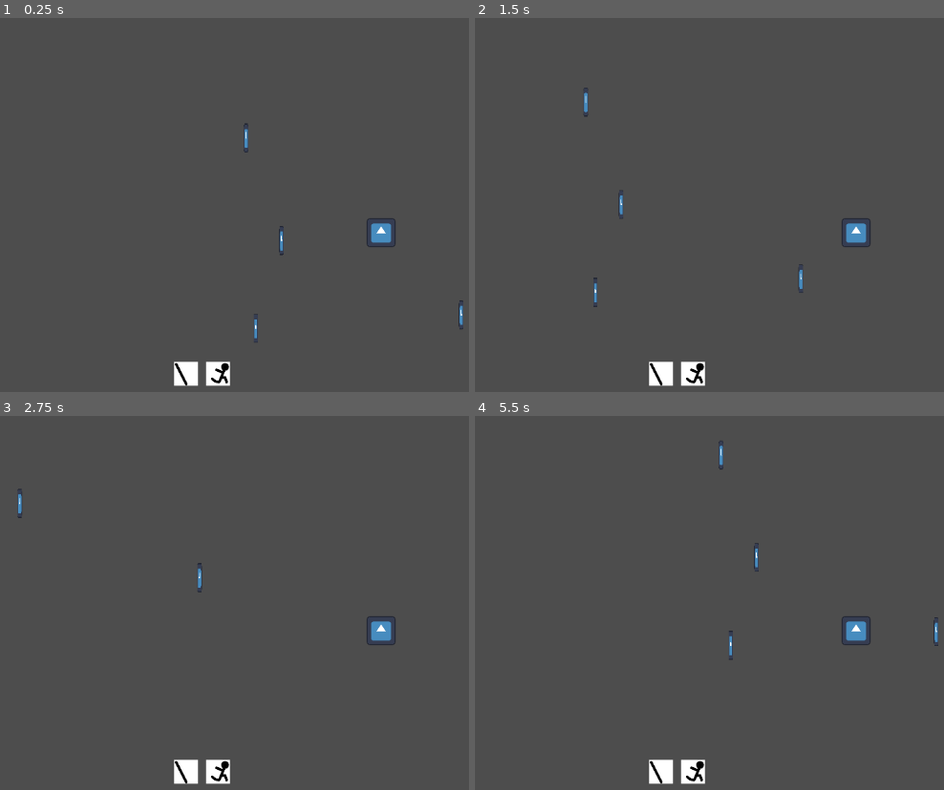
Above: before the commit, frames 1-4 (two rows, left to right).
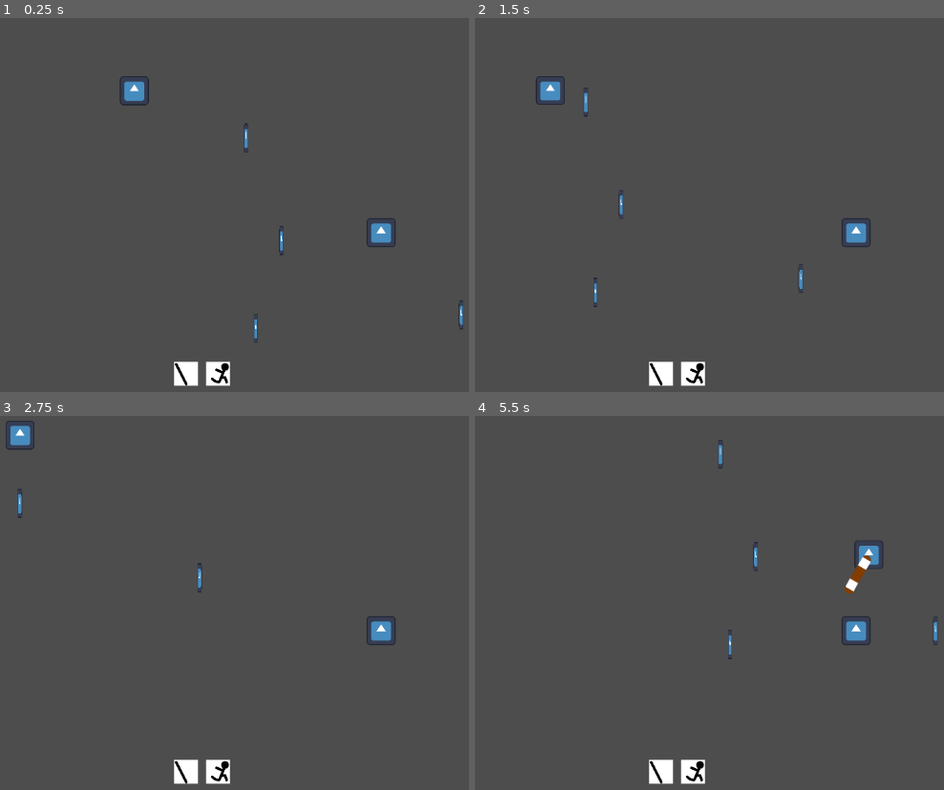
Above: after the commit, the same moments.

Repository: nonagaga/pizza-jam
Game: Godot game, scene res://Test Scenes/Entity Testing.tscn
The game is run twice, just before and just after one commit, with the same random seed, the same clock (stepped at 60 frames per second) and the same inputs. This scene is started directly instead of the project's main scene. The engine's default icon, where the game draws it, is replaced by a stand-in: a white triangle on a blue panel in a dark square.
Inputs (mouse positions are in pixels of both pictures, inside the frame that each line leads up to):
- Up to frame 1 (0.25 s): no input
- Up to frame 2 (1.5 s): tap Enter at 0.5 s; move the mouse to (outside the picture) at 0.52 s; hold D (Move Right) 0.53-1.28 s; tap Space (ui_select) at 0.77 s; move the mouse to (704, 253) at 1.27 s; hold S (Move Down) from 1.28 s (still down)
- Up to frame 3 (2.75 s): tap Space (ui_select) at 1.52 s; move the mouse to (459, 535) at 2.02 s; release S (Move Down) at 2.03 s; hold D (Move Right) from 2.03 s (still down)
- Up to frame 4 (5.5 s): move the mouse to (817, 715) at 2.77 s; release D (Move Right) at 2.78 s; hold W (Move Up) 2.78-3.53 s; tap Space (ui_select) at 3.02, 3.77, 4.52 s; move the mouse to (outside the picture) at 3.52 s; hold A (Move Left) 3.53-5.03 s; move the mouse to (625, 565) at 4.27 s; move the mouse to (892, 629) at 5.02 s; hold S (Move Down) from 5.03 s (still down)

The runs differ from the first frame. In frame 1, 0.3% of the frame differs, in the area x 25-32%, y 15-24%; in frame 2, 0.3%; in frame 3, 0.3%; in frame 4, 0.6%, in the area x 51-99%, y 6-66%.

Commit message:
added pickups

Diff:
--- a/Abilities/AbilitySlot.gd
+++ b/Abilities/AbilitySlot.gd
@@ -43,6 +43,8 @@
 		return
 
 	var abroll = ability.ar_modifier.generate_ability_roll()
+	entity.modify_ability_roll(abroll)
+
 	var ms = abroll.get_final_multishot()
 
 	if ability.projectile != null:
--- a/Abilities/Circle Swing/Circle Swing Projectile.tscn
+++ b/Abilities/Circle Swing/Circle Swing Projectile.tscn
@@ -11,8 +11,8 @@
 collision_mask = 0
 motion_mode = 1
 script = ExtResource("1_0ey2j")
-starting_rotation = -90.0
-ending_rotation = 810.0
+starting_rotation = -45.0
+ending_rotation = 405.0
 follows_owner = true
 metadata/_custom_type_script = "uid://bfe2bxvrm0ckr"
 
--- a/Abilities/Circle Swing/Circle Swing.tscn
+++ b/Abilities/Circle Swing/Circle Swing.tscn
@@ -8,7 +8,7 @@
 [sub_resource type="Resource" id="Resource_4ovpc"]
 script = ExtResource("3_brkqr")
 base_damage = 30.0
-base_multishot = 1.0
+base_multishot = 3.0
 metadata/_custom_type_script = "uid://c0ny0w83asqax"
 
 [node name="CircleSwing" type="Node" unique_id=233933718]
--- a/Effects/EntityEffect.gd
+++ b/Effects/EntityEffect.gd
@@ -1,11 +1,25 @@
 ## An effect on the character, such as a slow or a buff.
 ## If a duplicate effect is added to an entity then it should instead raise
 ## the "dupe" value of the effect.
-class_name EntityEffect extends Node2D
+class_name EntityEffect extends Node
 
-@onready var entity = get_parent() as Entity
+@onready var _entity = get_parent() as Entity
 
-var dupe = 1 as int
+@export var effect_name = "Unnamed Effect" as String
 
-func do_effect() -> void:
-	pass
+@export var ability_roll_modifier: AbilityRollModifier
+
+@export var is_permanent = true as bool
+@export var stacks_separately = false as bool
+@export var lifetime = 0.0 as float
+
+var dupes = 1 as int
+
+func _ready() -> void:
+	if is_permanent:
+		set_process(false)
+
+func _process(delta: float) -> void:
+	lifetime -= delta
+	if lifetime <= 0.0:
+		_entity.remove_effect(self)
--- /dev/null
+++ b/Effects/MultishotBoon.tscn
@@ -0,0 +1,15 @@
+[gd_scene format=3 uid="uid://dk2jvrba8drny"]
+
+[ext_resource type="Script" uid="uid://5og2uxwi2y2e" path="res://Effects/EntityEffect.gd" id="1_wgb6p"]
+[ext_resource type="Script" uid="uid://c0ny0w83asqax" path="res://Abilities/AbilityRollModifier.gd" id="2_ahuoo"]
+
+[sub_resource type="Resource" id="Resource_0ey2j"]
+script = ExtResource("2_ahuoo")
+multishot_mult = 0.01
+metadata/_custom_type_script = "uid://c0ny0w83asqax"
+
+[node name="MultishotBoon" type="Node" unique_id=1785848823]
+script = ExtResource("1_wgb6p")
+effect_name = "Multishot Boon"
+ability_roll_modifier = SubResource("Resource_0ey2j")
+metadata/_custom_type_script = "uid://5og2uxwi2y2e"
--- a/Entities/Godotbot.tscn
+++ b/Entities/Godotbot.tscn
@@ -2,29 +2,48 @@
 
 [ext_resource type="PackedScene" uid="uid://calr528djr23" path="res://Entities/Entity.tscn" id="1_wgj20"]
 [ext_resource type="Script" uid="uid://bufnrj8520j8s" path="res://Entities/Modules/MovementModule.gd" id="2_selh3"]
-[ext_resource type="Script" uid="uid://duk7p1k5fwd7x" path="res://Entities/Modules/AbilityModule.gd" id="3_gx638"]
+[ext_resource type="Script" uid="uid://dct7rekk327cg" path="res://Entities/EntityCivilStats.gd" id="2_ujlot"]
 [ext_resource type="Script" uid="uid://bo74fsscbnqd1" path="res://Entities/Modules/MovementAI.gd" id="3_hms4s"]
-[ext_resource type="Resource" path="res://Abilities/Left Swing/LeftSwing.tres" id="4_hms4s"]
+[ext_resource type="Script" uid="uid://c1pi6b1cu8by2" path="res://Entities/EntityCombatStats.gd" id="3_selh3"]
+[ext_resource type="Script" uid="uid://c63a4rftwo8ch" path="res://Entities/EntityDirectorStats.gd" id="4_gx638"]
+[ext_resource type="Script" uid="uid://cnsr7os6okjd" path="res://Abilities/AbilitySlot.gd" id="7_3ve2a"]
 [ext_resource type="Script" uid="uid://blthoc0bdrqwn" path="res://Entities/Modules/AbilitySlotAI.gd" id="7_hms4s"]
+[ext_resource type="PackedScene" uid="uid://c5v0g21ebeius" path="res://Abilities/Left Swing/Left Swing.tscn" id="8_gasj4"]
+
+[sub_resource type="Resource" id="Resource_wgj20"]
+script = ExtResource("2_ujlot")
+name = "Godotbot"
+metadata/_custom_type_script = "uid://dct7rekk327cg"
+
+[sub_resource type="Resource" id="Resource_kxl0c"]
+script = ExtResource("3_selh3")
+metadata/_custom_type_script = "uid://c1pi6b1cu8by2"
+
+[sub_resource type="Resource" id="Resource_e0011"]
+script = ExtResource("4_gx638")
+metadata/_custom_type_script = "uid://c63a4rftwo8ch"
 
 [node name="Godotbot" unique_id=639906909 instance=ExtResource("1_wgj20")]
-entity_name = "Godotbot"
+civil = SubResource("Resource_wgj20")
+combat = SubResource("Resource_kxl0c")
+director = SubResource("Resource_e0011")
 
-[node name="MovementModule" type="Node" parent="." index="2" unique_id=842800881]
+[node name="MovementModule" type="Node" parent="." index="2" unique_id=1140205346]
 script = ExtResource("2_selh3")
-walk_speed = 5.0
 metadata/_custom_type_script = "uid://bufnrj8520j8s"
 
-[node name="MovementAI" type="Node" parent="MovementModule" index="0" unique_id=470302328]
+[node name="MovementAI" type="Node" parent="MovementModule" index="0" unique_id=1625259126]
 script = ExtResource("3_hms4s")
-follow_distance = 5.0
 metadata/_custom_type_script = "uid://bo74fsscbnqd1"
 
-[node name="AbilityModule" type="Node" parent="." index="3" unique_id=322424456]
-script = ExtResource("3_gx638")
-default_primary_ability = ExtResource("4_hms4s")
-metadata/_custom_type_script = "uid://duk7p1k5fwd7x"
+[node name="Swing" type="Node" parent="." index="3" unique_id=1252636442 node_paths=PackedStringArray("default_ability")]
+script = ExtResource("7_3ve2a")
+default_ability = NodePath("LeftSwing")
+metadata/_custom_type_script = "uid://cnsr7os6okjd"
 
-[node name="AbilityModuleAI" type="Node" parent="AbilityModule" index="0" unique_id=759484961]
+[node name="LeftSwing" parent="Swing" index="0" unique_id=1098785488 instance=ExtResource("8_gasj4")]
+slot_cooldown = 1.0
+
+[node name="AbilitySlotAI" type="Node" parent="Swing" index="1" unique_id=2008964635]
 script = ExtResource("7_hms4s")
 metadata/_custom_type_script = "uid://blthoc0bdrqwn"
--- a/Entities/Modules/AbilitySlotAI.gd
+++ b/Entities/Modules/AbilitySlotAI.gd
@@ -1,19 +1,17 @@
 ## Automatically uses abilities at certain ranges and conditions
 class_name AbilitySlotAI extends AbilitySlotController
 
-@export var distance_for_abil1 = 5.0 as float
-@export var distance_for_abil2 = 10.0 as float
+@export var target_distance_min = 0.0 as float
+@export var target_distance_max = 5.0 as float
 
 var _player: Entity
 
 func _process(delta: float) -> void:
 	if _player == null:
 		_player = get_tree().get_first_node_in_group("Player")
-	#
-	#var focus_meters = ability_module.entity.global_position.distance_to(
-		#_player.global_position) / Physics.PIXEL_METER
-	#
-	#if focus_meters <= distance_for_abil1 && ability_module._slot_timer_primary <= 0.0:
-		#ability_module.use_primary_ability(_player.global_position)
-	#elif focus_meters <= distance_for_abil2 && ability_module._slot_timer_secondary <= 0.0:
-		#ability_module.use_secondary_ability(_player.global_position)
+
+	var target_meters = ability_slot.entity.global_position.distance_to(
+		_player.global_position) / Physics.PIXEL_METER
+
+	if target_distance_min <= target_meters && target_meters <= target_distance_max:
+		ability_slot.use_ability(_player.global_position)
--- a/Entities/entity.gd
+++ b/Entities/entity.gd
@@ -9,13 +9,42 @@
 var is_force_moved = false as bool
 
 var _movement_module: MovementModule
-var _ability_module: AbilityModule
+
+var _effects = [] as Array[EntityEffect]
 
 func _physics_process(delta: float) -> void:
 	move_and_slide()
 
 func get_movement_module() -> MovementModule:
 	return _movement_module
+
+func add_effect(new_effect: EntityEffect) -> void:
+	if new_effect.stacks_separately:
+		add_child(new_effect)
+		_effects.append(new_effect)
+		return
+
+	for effect in _effects:
+		if new_effect.effect_name == effect.effect_name:
+			effect.dupes += 1
+			return
+	# else...
+	add_child(new_effect)
+	_effects.append(new_effect)
+
+func remove_effect(owned_effect: EntityEffect) -> void:
+	_effects.erase(owned_effect)
+	owned_effect.queue_free()
+
+func diminish_effect(owned_effect: EntityEffect, amt: int) -> void:
+	owned_effect.dupes -= amt
+
+func modify_ability_roll(abroll: AbilityRoll) -> AbilityRoll:
+	for effect in _effects:
+		for i in range(effect.dupes):
+			effect.ability_roll_modifier.modify_ability_roll(abroll)
+
+	return abroll
 
 func codex_dash(direction: Vector2, dash_mult: float,
 		dash_duration: float):
--- /dev/null
+++ b/Pickups/Pickup.gd
@@ -0,0 +1,8 @@
+class_name Pickup extends Node2D
+
+@export var permanent_buff: PackedScene
+
+func _on_area_2d_body_entered(body: Node2D) -> void:
+	if body is Entity && body.is_in_group("Player"):
+		body.add_effect(permanent_buff.instantiate())
+		queue_free()
--- /dev/null
+++ b/Pickups/Pickup.tscn
@@ -0,0 +1,23 @@
+[gd_scene format=3 uid="uid://3i0feiw858l6"]
+
+[ext_resource type="Script" uid="uid://fapqf3g2pv63" path="res://Pickups/Pickup.gd" id="1_v6qaj"]
+[ext_resource type="Texture2D" uid="uid://0v0jwdc1tpa3" path="res://icon.svg" id="2_ki6cw"]
+[ext_resource type="PackedScene" uid="uid://dk2jvrba8drny" path="res://Effects/MultishotBoon.tscn" id="2_py0ns"]
+
+[sub_resource type="CircleShape2D" id="CircleShape2D_g4v7s"]
+radius = 70.0
+
+[node name="Pickup" type="Node2D" unique_id=1324348048]
+script = ExtResource("1_v6qaj")
+permanent_buff = ExtResource("2_py0ns")
+metadata/_custom_type_script = "uid://fapqf3g2pv63"
+
+[node name="Sprite2D" type="Sprite2D" parent="." unique_id=1174950053]
+texture = ExtResource("2_ki6cw")
+
+[node name="Area2D" type="Area2D" parent="." unique_id=1748105091]
+
+[node name="CollisionShape2D" type="CollisionShape2D" parent="Area2D" unique_id=136595272]
+shape = SubResource("CircleShape2D_g4v7s")
+
+[connection signal="body_entered" from="Area2D" to="." method="_on_area_2d_body_entered"]
--- a/Test Scenes/Entity Testing.tscn
+++ b/Test Scenes/Entity Testing.tscn
@@ -2,11 +2,15 @@
 
 [ext_resource type="PackedScene" uid="uid://cr5py23pbo0th" path="res://Entities/Player.tscn" id="1_gfd0l"]
 [ext_resource type="Texture2D" uid="uid://0v0jwdc1tpa3" path="res://icon.svg" id="2_vl2lw"]
+[ext_resource type="PackedScene" uid="uid://camuf4gugq7o3" path="res://Entities/Godotbot.tscn" id="2_wliak"]
 
 [node name="EntityTesting" type="Node2D" unique_id=1040795723]
 
 [node name="Player" parent="." unique_id=639906909 instance=ExtResource("1_gfd0l")]
 position = Vector2(156, 191)
+
+[node name="Godotbot" parent="." unique_id=930295659 instance=ExtResource("2_wliak")]
+position = Vector2(-999, -474)
 
 [node name="Pillar" type="Sprite2D" parent="." unique_id=1305690357]
 position = Vector2(-442.5, -229)
--- a/project.godot
+++ b/project.godot
@@ -25,6 +25,9 @@
 
 window/stretch/mode="canvas_items"
 window/stretch/scale_mode="integer"
+"<<<<<<<HEAD[file_customization]folder_colors"={
+"res://Globals/": "purple"
+}
 
 [file_customization]
 
Not shown, added: Pickups/Pickup.gd.uid
